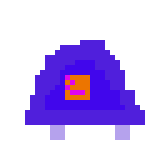
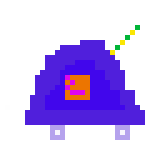
Comparing the layer stacks of the two 150x150 images. Changes:
painted on "Background" over [55, 25, 140, 135]
